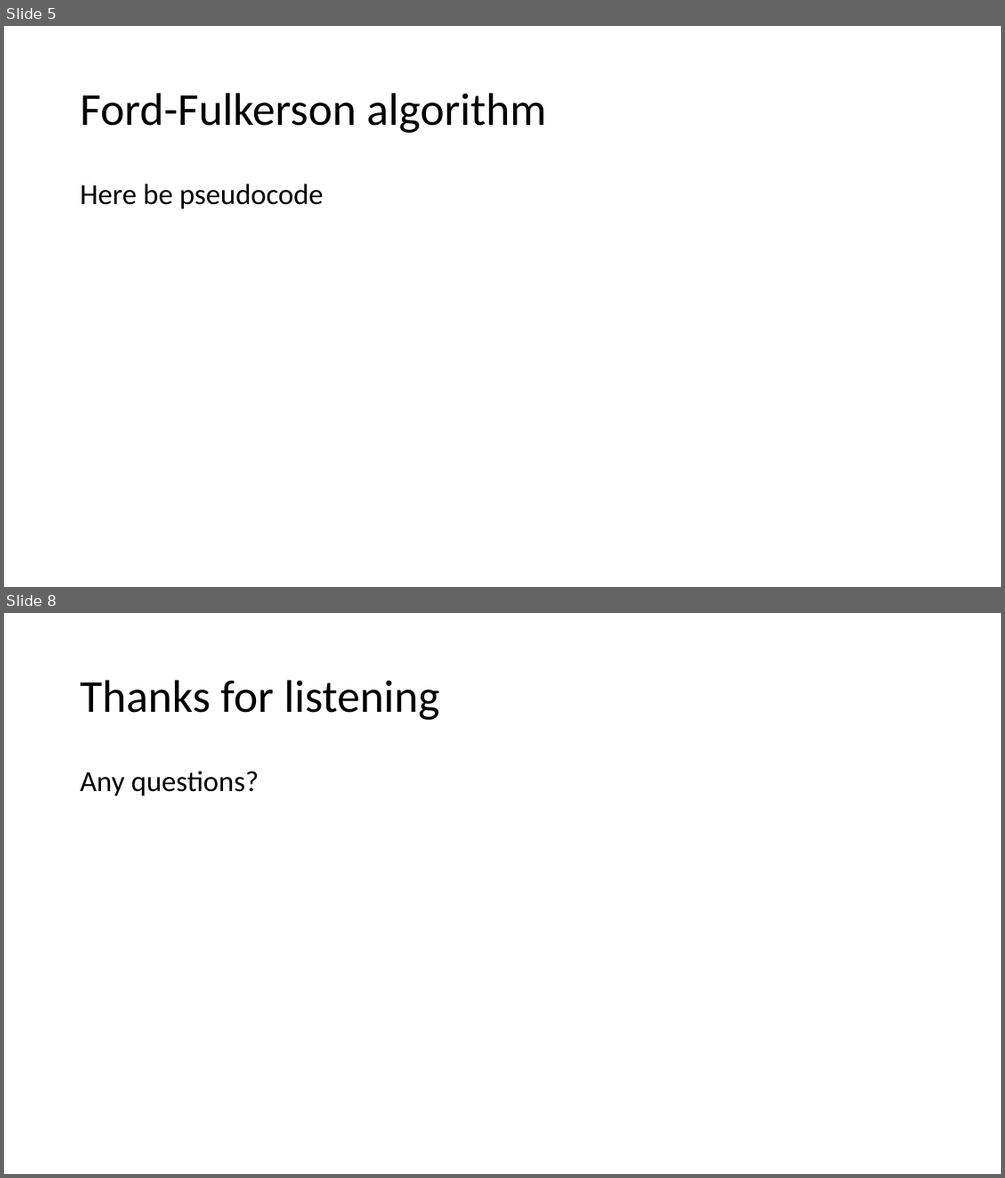
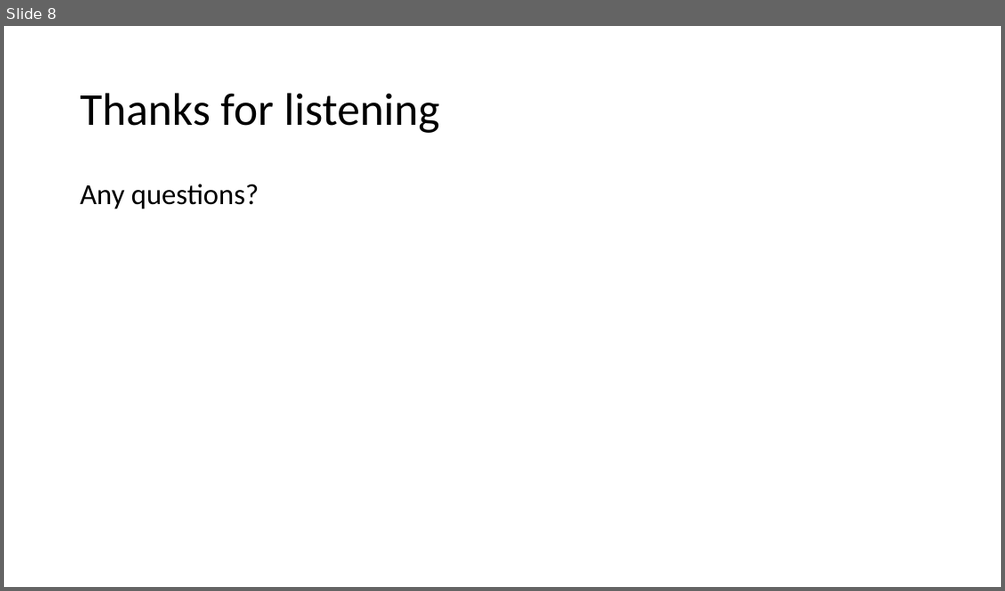
Before and after one commit to LMacPhail/ford-fulkerson, a slide deck: presentation-slides.pptx. Shown one above the other, each under a label of ours: slides 5 and 8 before the commit, slide 8 after it; the slides between them are not shown. The pictures are 1005x1178 and 1005x591 pixels, drawn with LibreOffice and Linux fonts; fonts in the diff are those of the drawing. Boxes give left, top, right and bottom in pixels: in the first picture for what was removed or moved away, otherwise in the second. Text is boxed around its words. In the diff, an @@ line names an element or a change of style, - is before the commit and + after.

```diff
--- a/presentation-slides.pptx
+++ b/presentation-slides.pptx
@@ slide 5 removed at (x1=4, y1=26, x2=1001, y2=587), background #FFFFFF @@
@@ title removed at (x1=80, y1=93, x2=546, y2=133) @@
-Ford-Fulkerson algorithm
@@ text removed at (x1=80, y1=184, x2=324, y2=209) @@
-Here be pseudocode
```
Also in this commit, not shown: 6 slides changed, 1 slide added, 3 other files.
